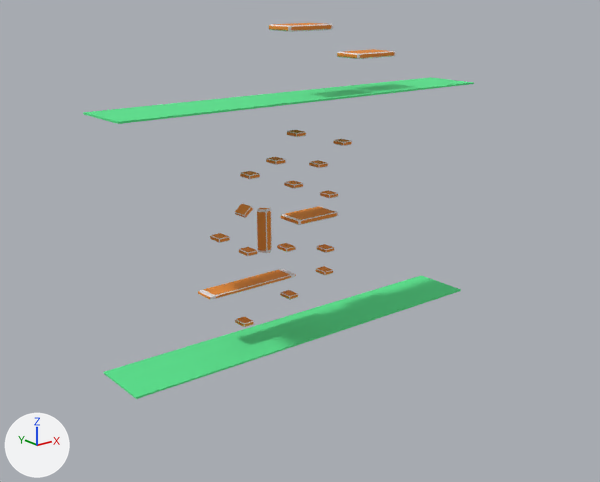
An edit to the OBJ model teamC/data/images/teamC/stage.obj, drawn before and after from the same camera.
The view is the same before and after, from a camera (50 mm lens) standing at (-1273.0, -1577.0, 951.0) and looking at (-29.0, -22.0, 329.0). Every picture has the same lights, and +X, +Y and +Z are marked at lower left. Where no turn or scale is listed for an object, it has been applied to the vertices.

The first picture shows 'stage'.
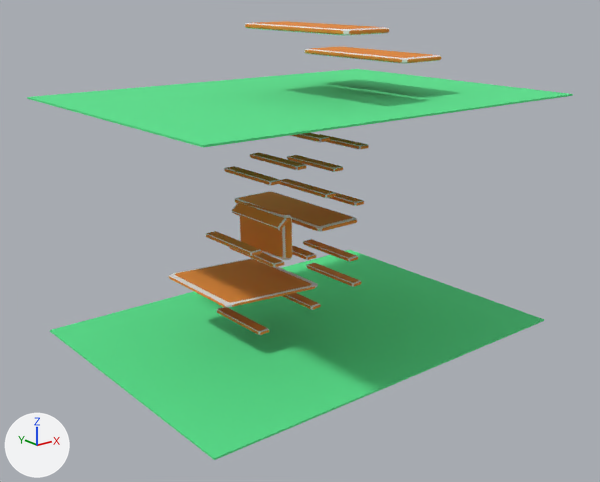
Where the change shows, as pixel boxes (x1, y1, x2, y2) in the pictures (600 x 482 px; the box of a moved part takes in the faces that stretch with it):
'stage', reshaped (40% wider, 17% taller)
    before: (83, 23, 474, 399)
    after: (27, 21, 573, 460)
part 1 of me_stage, moved or reshaped
    before: (83, 77, 474, 124)
    after: (27, 69, 573, 148)
part 2 of me_stage, moved or reshaped
    before: (235, 317, 254, 327)
    after: (217, 307, 269, 335)
part 3 of me_stage, moved or reshaped
    before: (280, 290, 298, 300)
    after: (282, 293, 321, 310)
part 4 of me_stage, moved or reshaped
    before: (316, 266, 333, 275)
    after: (306, 263, 361, 287)
part 5 of me_stage, moved or reshaped
    before: (317, 244, 334, 253)
    after: (303, 239, 358, 262)
part 6 of me_stage, moved or reshaped
    before: (277, 243, 296, 252)
    after: (292, 245, 316, 260)
part 7 of me_stage, moved or reshaped
    before: (239, 247, 258, 256)
    after: (229, 247, 284, 267)
part 8 of me_stage, moved or reshaped
    before: (281, 206, 338, 225)
    after: (234, 191, 357, 231)
part 9 of me_stage, moved or reshaped
    before: (210, 233, 230, 243)
    after: (206, 231, 262, 256)
part 10 of me_stage, moved or reshaped
    before: (257, 208, 272, 253)
    after: (240, 203, 292, 260)
part 11 of me_stage, moved or reshaped
    before: (320, 190, 338, 198)
    after: (318, 187, 364, 206)
part 12 of me_stage, moved or reshaped
    before: (235, 203, 253, 218)
    after: (231, 202, 288, 230)
part 13 of me_stage, moved or reshaped
    before: (284, 180, 303, 189)
    after: (280, 179, 336, 198)
part 14 of me_stage, moved or reshaped
    before: (240, 171, 260, 179)
    after: (224, 166, 281, 185)
part 15 of me_stage, moved or reshaped
    before: (309, 160, 328, 168)
    after: (287, 155, 343, 172)
part 16 of me_stage, moved or reshaped
    before: (266, 157, 286, 165)
    after: (250, 153, 306, 170)
part 17 of me_stage, moved or reshaped
    before: (333, 139, 352, 146)
    after: (319, 134, 369, 149)
part 18 of me_stage, moved or reshaped
    before: (287, 130, 306, 137)
    after: (289, 133, 330, 142)
part 19 of me_stage, moved or reshaped
    before: (337, 49, 396, 59)
    after: (304, 47, 441, 63)
part 20 of me_stage, moved or reshaped
    before: (269, 23, 333, 31)
    after: (245, 21, 389, 35)
part 21 of me_stage, moved or reshaped
    before: (198, 269, 296, 299)
    after: (169, 258, 318, 307)
part 22 of me_stage, moved or reshaped
    before: (103, 275, 461, 399)
    after: (50, 250, 544, 460)

Diff of the bpy script that builds the scene:
```diff
--- a/teamC/data/images/teamC/stage.obj.py
+++ b/teamC/data/images/teamC/stage.obj.py
@@ me_stage @@
-me_stage.from_pydata(...)  # 2416 vertices, 3652 faces; spans x -532.0..532.0, y -79.0..79.0, z 80.0..854.0
+me_stage.from_pydata(...)  # 2416 vertices, 3652 faces; spans x -532.0..532.0, y -390.0..410.0, z 80.0..854.0
+# me_stage part 1: the loose piece of 8 vertices spanning x -532.0..532.0, y -79.0..79.0, z 682.0..686.0 is scaled about its middle by (1, 4.91, 1)
+# me_stage part 2: the loose piece of 120 vertices spanning x -195.0..-164.0, y -8.0..31.0, z 134.0..144.0 is scaled about its middle by (1, 4.91, 1), then moved by (0.0, 11.0, 0.0)
+# me_stage part 3: the loose piece of 120 vertices spanning x -44.0..-13.0, y 2.0..42.0, z 166.0..177.0 is scaled about its middle by (1, 4.91, 1), then moved by (0.0, -15.0, 0.0)
+# me_stage part 4: the loose piece of 120 vertices spanning x 70.0..101.0, y -3.0..37.0, z 209.0..219.0 is scaled about its middle by (1, 4.91, 1), then moved by (0.0, -35.0, 0.0)
+# me_stage part 5: the loose piece of 120 vertices spanning x 69.0..101.0, y -7.0..32.0, z 272.0..283.0 is scaled about its middle by (1, 4.91, 1), then moved by (0.0, -17.0, 0.0)
+# me_stage part 6: the loose piece of 120 vertices spanning x -58.0..-27.0, y -4.0..35.0, z 300.0..311.0 is scaled about its middle by (1, 4.91, 1), then moved by (0.0, -7.0, 0.0)
+# me_stage part 7: the loose piece of 120 vertices spanning x -181.0..-150.0, y -11.0..29.0, z 316.0..326.0 is scaled about its middle by (1, 4.91, 1), then moved by (0.0, -31.0, 0.0)
+# me_stage part 8: the loose piece of 120 vertices spanning x -20.0..118.0, y -4.0..74.0, z 363.0..376.0 is scaled about its middle by (1, 4.91, 1), then moved by (0.0, 69.0, 0.0)
+# me_stage part 9: the loose piece of 120 vertices spanning x -265.0..-234.0, y -16.0..23.0, z 368.0..379.0 is scaled about its middle by (1, 4.91, 1), then moved by (0.0, -53.0, 0.0)
+# me_stage part 10: the loose piece of 120 vertices spanning x -118.0..-103.0, y -4.0..37.0, z 302.0..423.0 is scaled about its middle by (1, 4.91, 1), then moved by (0.0, -3.0, 0.0)
+# me_stage part 11: the loose piece of 120 vertices spanning x 78.0..110.0, y -9.0..31.0, z 418.0..429.0 is scaled about its middle by (1, 4.91, 1), then moved by (0.0, -24.0, 0.0)
+# me_stage part 12: the loose piece of 120 vertices spanning x -195.0..-167.0, y -18.0..22.0, z 416.0..441.0 is scaled about its middle by (1, 4.91, 1), then moved by (0.0, -60.0, 0.0)
+# me_stage part 13: the loose piece of 120 vertices spanning x -43.0..-11.0, y -15.0..25.0, z 463.0..474.0 is scaled about its middle by (1, 4.91, 1), then moved by (0.0, -48.0, 0.0)
+# me_stage part 14: the loose piece of 120 vertices spanning x -179.0..-148.0, y -21.0..18.0, z 508.0..519.0 is scaled about the mesh origin by (1, 4.91, 1)
+# me_stage part 15: the loose piece of 120 vertices spanning x 36.0..68.0, y -15.0..24.0, z 504.0..515.0 is scaled about the mesh origin by (1, 4.91, 1)
+# me_stage part 16: the loose piece of 120 vertices spanning x -102.0..-70.0, y -21.0..19.0, z 532.0..543.0 is scaled about the mesh origin by (1, 4.91, 1)
+# me_stage part 17: the loose piece of 120 vertices spanning x 115.0..147.0, y -16.0..23.0, z 551.0..561.0 is scaled about the mesh origin by (1, 4.91, 1)
+# me_stage part 18: the loose piece of 120 vertices spanning x -41.0..-10.0, y -23.0..16.0, z 592.0..603.0 is scaled about the mesh origin by (1, 4.91, 1)
+# me_stage part 19: the loose piece of 120 vertices spanning x 133.0..272.0, y -42.0..36.0, z 767.0..781.0 is scaled about the mesh origin by (1, 4.91, 1)
+# me_stage part 20: the loose piece of 120 vertices spanning x -86.0..52.0, y -50.0..28.0, z 841.0..854.0 is scaled about the mesh origin by (1, 4.91, 1)
+# me_stage part 21: 120 of 2416 vertices moved; they spanned x -286.0..-23.0, y -1.0..57.0, z 226.0..235.0 and now span x -286.0..-23.0, y -97.0..205.0, z 226.0..235.0; mean shift (0.0, 26.0, 0.0); largest move (-260.0, 55.0, 228.0) -> (-260.0, 205.0, 228.0)
+# me_stage part 22: 8 of 2416 vertices moved; they spanned x -532.0..532.0, y -79.0..79.0, z 80.0..84.0 and now span x -532.0..532.0, y -390.0..410.0, z 80.0..84.0; mean shift (0.0, 10.0, 0.0); largest move (532.0, 79.0, 84.0) -> (532.0, 410.0, 84.0)
 me_stage.materials.append(mat_mat5)
```
